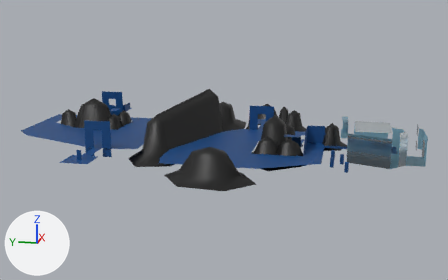
Two versions of the glTF model world_1b.glb, one commit apart.
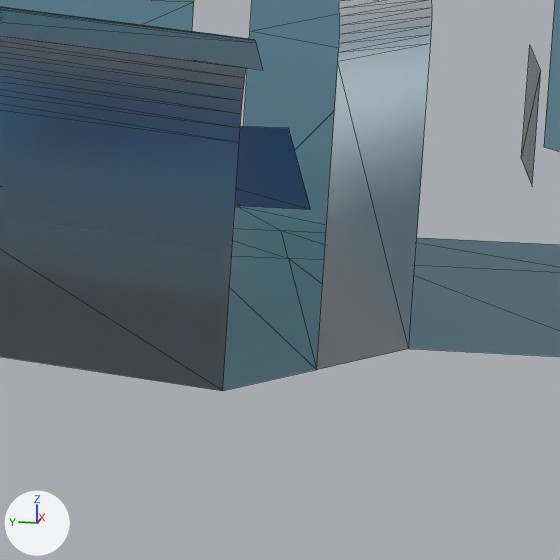
Old and new are each drawn whole from a 50 mm lens placed at (-135.5, 5.6, 34.3), pointed at (2.2, 33.1, -0.1) and again close up on the part from 83% to 93% of the width and 49% to 66% of the height. Arrows for +X, +Y and +Z are at lower left; the lights stay in place. The close-ups show mesh edges as thin lines. Where no turn or scale is listed for an object, it has been applied to the vertices. Vertices at the same position are counted once.

The older version as bpy lines, for what is in view:
```python
me_plane_001 = bpy.data.meshes.new('Plane.001')
me_plane_001.from_pydata(...)  # 368 vertices, 512 faces; spans x -23.6..35.2, y -9.6..80.1, z -2.0..6.0
me_plane_001.materials.append(mat_opaque_blue)  # blue #00447f
me_plane_004 = bpy.data.meshes.new('Plane.004')
me_plane_004.from_pydata(...)  # 261 vertices, 250 faces; spans x -12.5..5.3, y -15.2..2.5, z -2.0..7.0
# faces by material slot: [202, 36, 12]
me_plane_004.materials.append(mat_transluscent)  # blue #61b5e1
me_plane_004.materials.append(mat_opaque_silver)  # blue #536b7f
me_plane_004.materials.append(mat_glow)  # orange #e77600
ob_plane_001 = bpy.data.objects.new('Plane.001', me_plane_001)
ob_plane_001.location = (0.0, 3.99, 0.0)
ob_plane_004 = bpy.data.objects.new('Plane.004', me_plane_004)
ob_plane_004.location = (0.0, 3.99, 0.0)
```
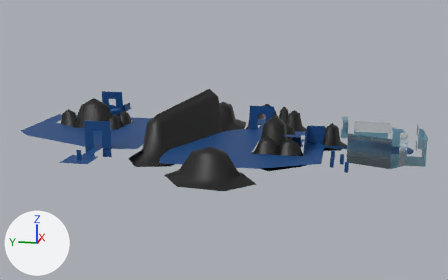
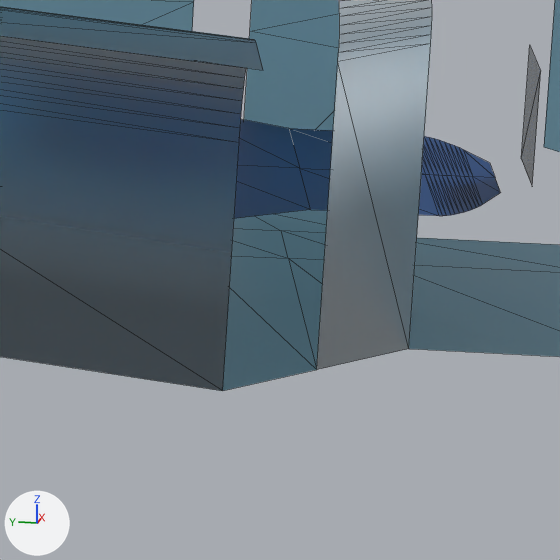
Diff of the bpy script that builds the scene:
```diff
--- a/world_1b.glb.py
+++ b/world_1b.glb.py
@@ me_plane_001 @@
 # used by ob_plane_001; location = (0.0, 3.99, 0.0)
-me_plane_001.from_pydata(...)  # 368 vertices, 512 faces; spans x -23.6..35.2, y -9.6..80.1, z -2.0..6.0
+me_plane_001.from_pydata(...)  # 445 vertices, 614 faces; spans x -23.6..35.2, y -13.0..80.1, z -2.0..6.0
+# me_plane_001 part 1
+# 2 faces are deleted
+# 77 vertices are added at x -4.6..4.6, y -13.0..-3.6, z 0.0
+# 104 new faces join them
 me_plane_001.materials.append(mat_opaque_blue)
```

Changed parts and their boxes [x1, y1, x2, y2] in the close-ups (560 x 560 px):
'Plane.001', reshaped: before [235, 126, 311, 210]; after [234, 119, 501, 219]
